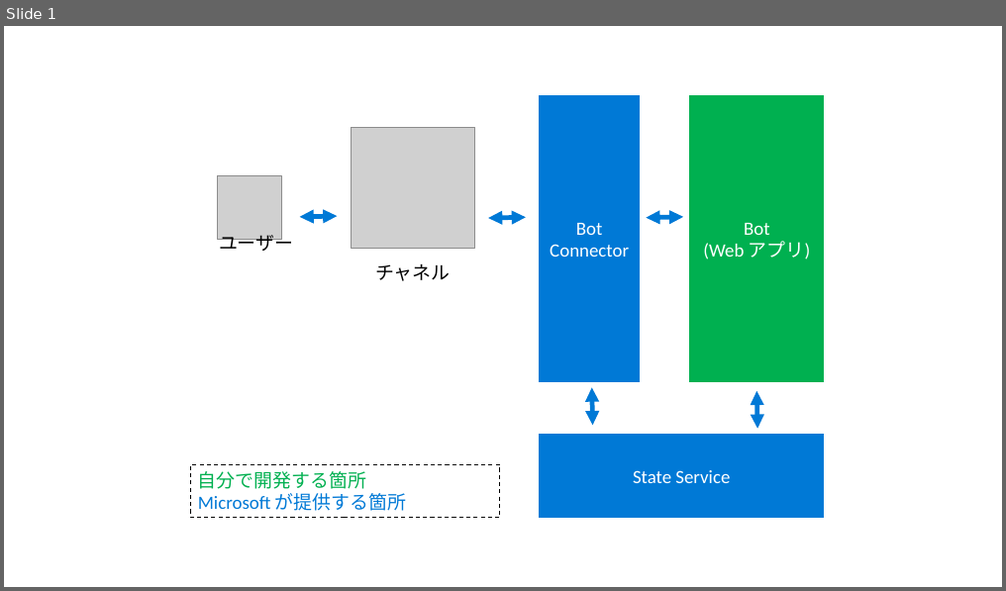
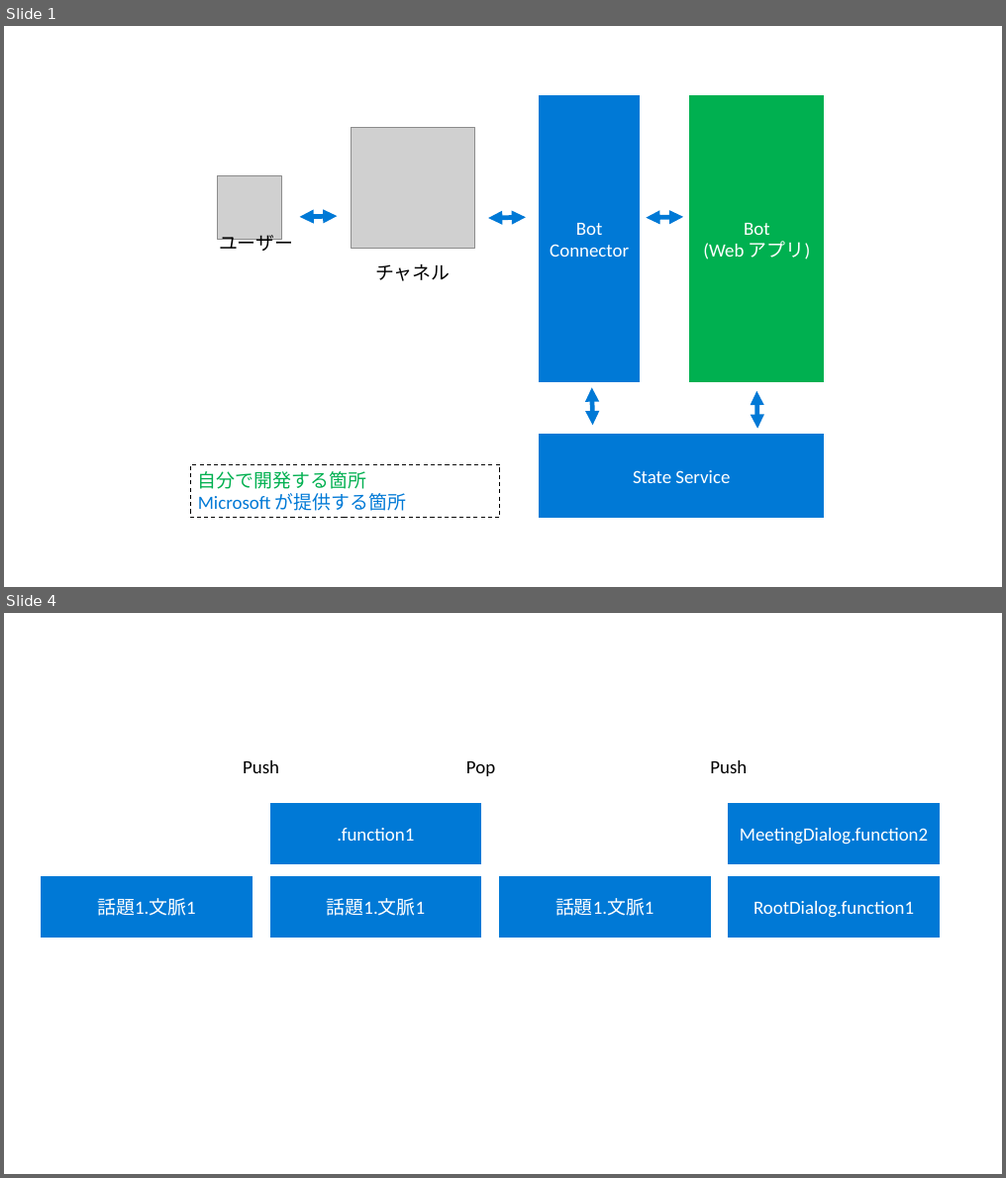
Before and after one commit to MakeTimeWith/BlogContents, a slide deck: ja-jp/BotBlog.pptx. Shown one above the other, each under a label of ours: slide 1 before the commit, slides 1 and 4 after it; the slides between them are not shown. The pictures are 1006x591 and 1006x1178 pixels, drawn with LibreOffice and Linux fonts; fonts in the diff are those of the drawing; grey boxes stand for pictures. Boxes give left, top, right and bottom in pixels: in the first picture for what was removed or moved away, otherwise in the second. Text is boxed around its words. In the diff, an @@ line names an element or a change of style, - is before the commit and + after.

```diff
--- a/ja-jp/BotBlog.pptx
+++ b/ja-jp/BotBlog.pptx
@@ slide 4 added at box(4, 613, 1002, 1174), background #FFFFFF @@
@@ text added at box(243, 761, 279, 773), 18 pt, text #000000 @@
+Push
@@ text added at box(710, 761, 746, 773), 18 pt, text #000000 @@
+Push
@@ text added at box(466, 761, 495, 776), 18 pt, text #000000 @@
+Pop
@@ rectangle added at box(270, 804, 481, 864), fill #0079D6, outline #0079D6 1 pt, 18 pt, text #FFFFFF @@
+.function1
@@ rectangle added at box(729, 804, 939, 864), fill #0079D6, outline #0079D6 1 pt, 18 pt, text #FFFFFF @@
+MeetingDialog.function2
@@ rectangle added at box(42, 876, 252, 937), fill #0079D6, outline #0079D6 1 pt, 18 pt, text #FFFFFF @@
+話題1.文脈1
@@ rectangle added at box(270, 876, 481, 937), fill #0079D6, outline #0079D6 1 pt, 18 pt, text #FFFFFF @@
+話題1.文脈1
@@ rectangle added at box(500, 876, 710, 937), fill #0079D6, outline #0079D6 1 pt, 18 pt, text #FFFFFF @@
+話題1.文脈1
@@ rectangle added at box(729, 876, 939, 937), fill #0079D6, outline #0079D6 1 pt, 18 pt, text #FFFFFF @@
+RootDialog.function1
```
Also in this commit, not shown: 6 other slides added, 2 other files.
